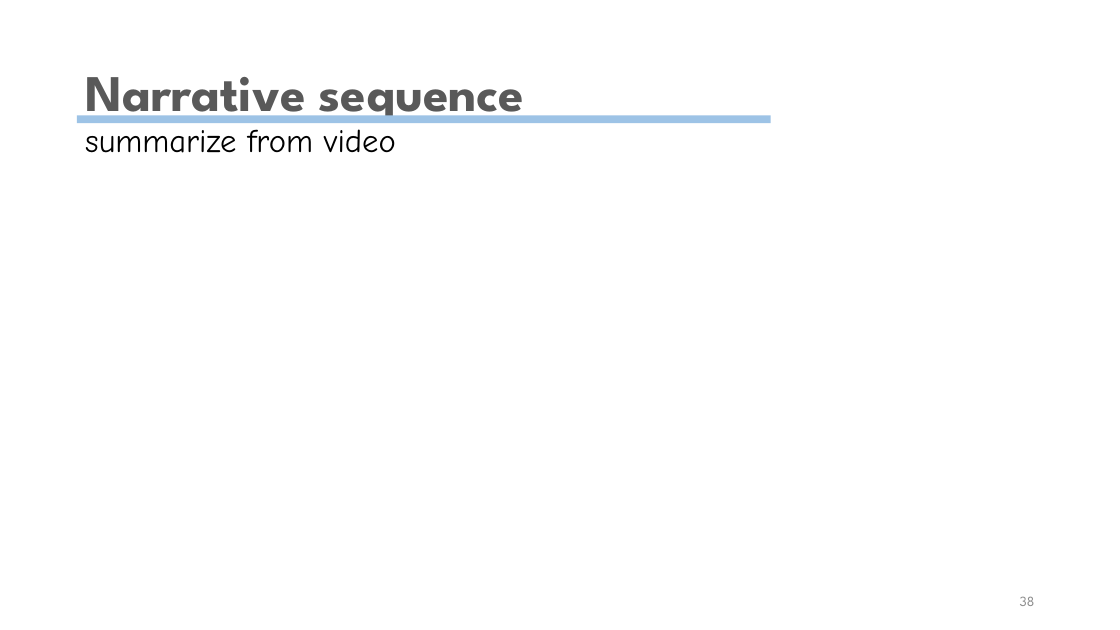
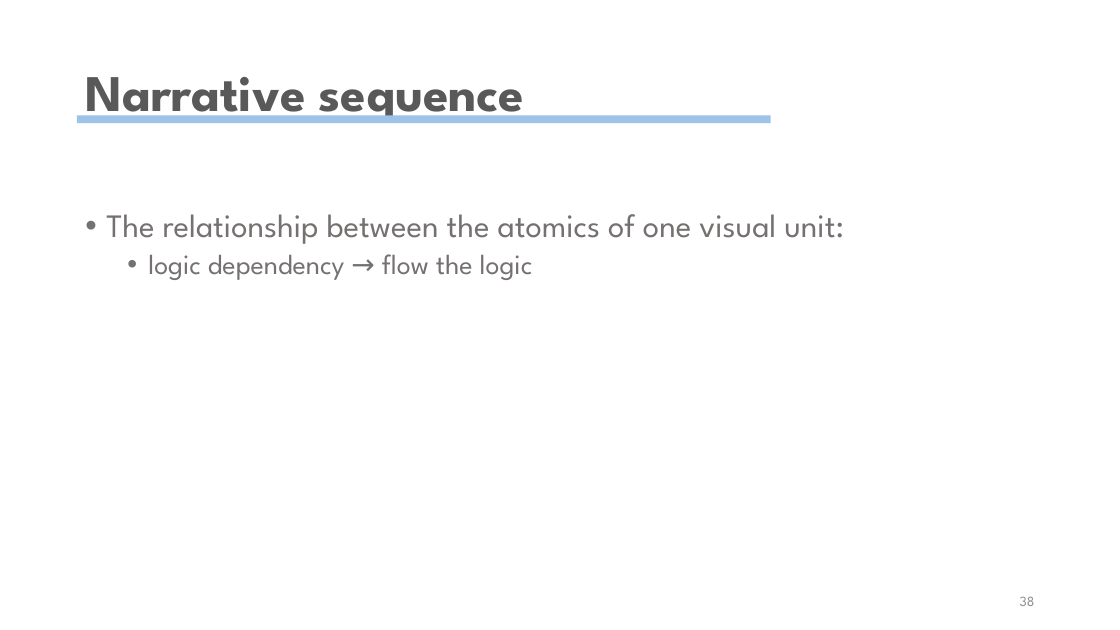
Before and after one commit to wangqianwen0418/decompose-vis, a slide deck: slide 38 of Narvis.pptx. Drawn at 1120x630 pixels with LibreOffice and Linux fonts; fonts in the diff are those of the drawing. Boxes give left, top, right and bottom in pixels: in the first picture for what was removed or moved away, otherwise in the second. Text is boxed around its words. In the diff, an @@ line names an element or a change of style, - is before the commit and + after.

```diff
--- a/Narvis.pptx
+++ b/Narvis.pptx
@@ text removed at (x1=85, y1=129, x2=396, y2=153) @@
-summarize from video
@@ text added at (x1=106, y1=214, x2=844, y2=280), 28 pt, text #767171 @@
+• The relationship between the atomics of one visual unit:
+  • logic dependency → flow the logic
```
Also in this commit, not shown: 2 other slides changed, 1 slide added, 14 other files.
